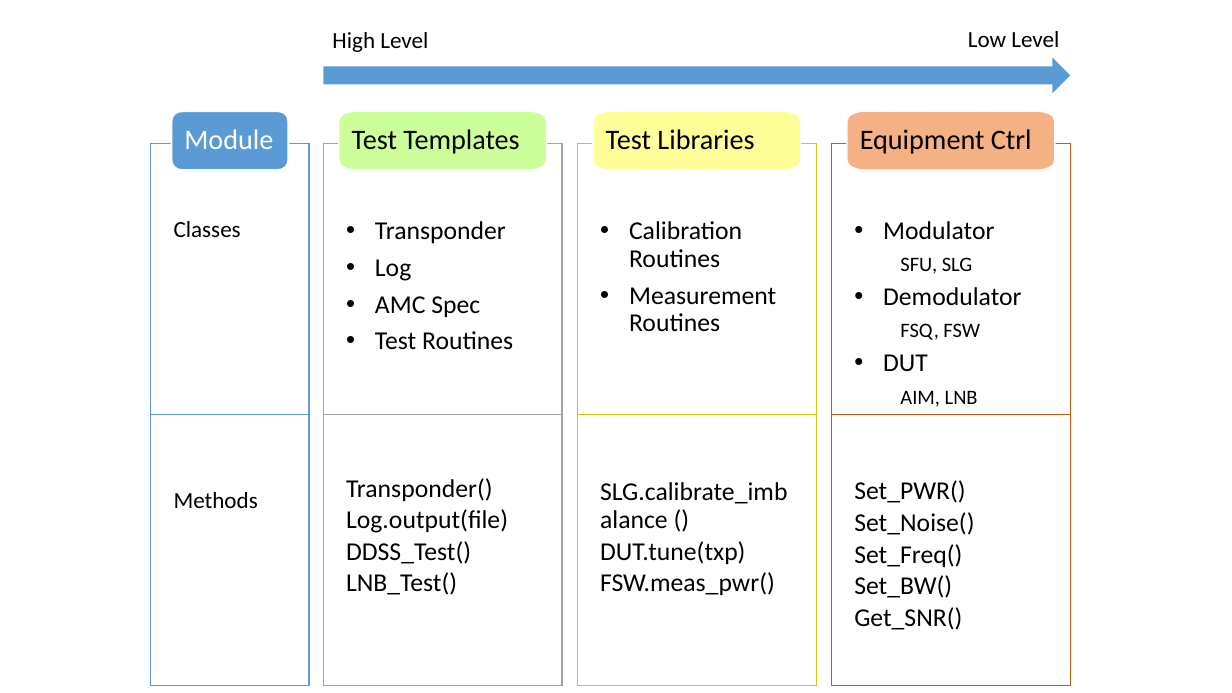
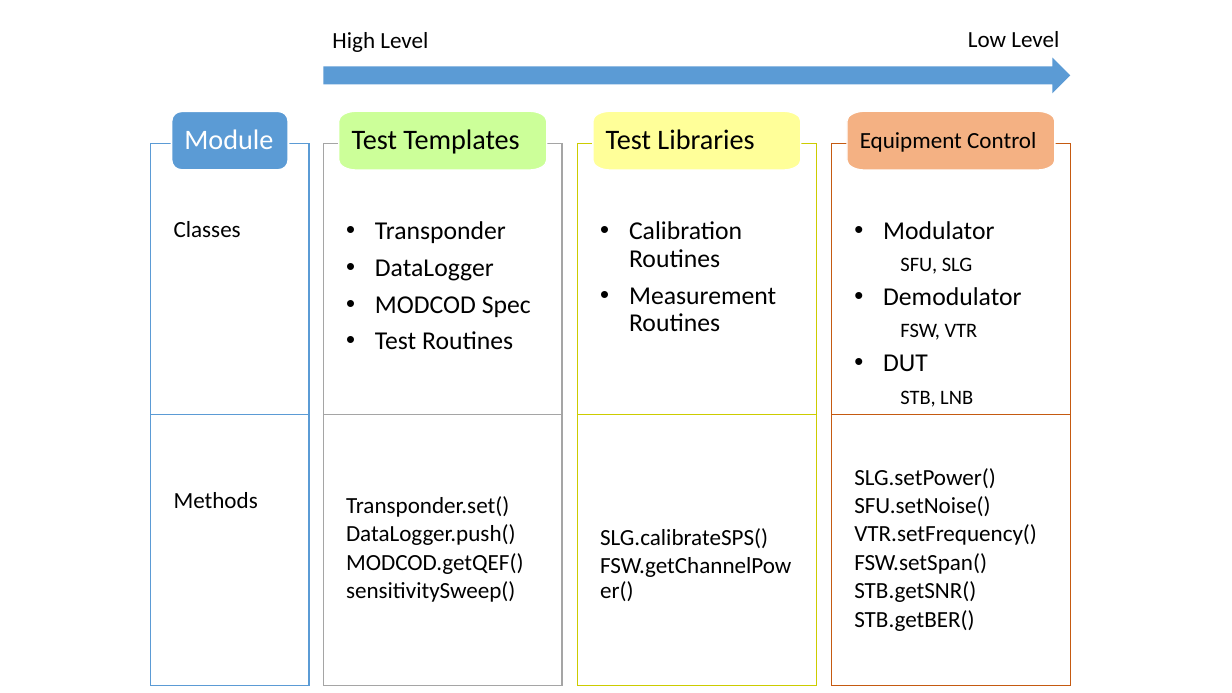
Before and after one commit to DougMHu/SCTA_repo, a slide deck: slide 1 of docs/_static/diagrams1.pptx. Drawn at 1232x693 pixels with LibreOffice and Linux fonts; fonts in the diff are those of the drawing. Boxes give left, top, right and bottom in pixels: in the first picture for what was removed or moved away, otherwise in the second. Text is boxed around its words. In the diff, an @@ line names an element or a change of style, - is before the commit and + after.

```diff
--- a/docs/_static/diagrams1.pptx
+++ b/docs/_static/diagrams1.pptx
@@ text in freeform shape at (860, 132, 1036, 152): text changed; size 22 to 18 pt @@
-Equipment Ctrl
+Equipment Control
@@ text in freeform shape at (375, 259, 531, 317): text changed @@
-• Log
-• AMC Spec
+• DataLogger
+• MODCOD Spec
@@ text in freeform shape at (900, 323, 978, 340): text changed @@
-  FSQ, FSW
+  FSW, VTR
@@ text in freeform shape at (900, 390, 973, 407): text changed @@
-  AIM, LNB
+  STB, LNB
@@ text in freeform shape at (854, 468, 1037, 631): text changed; size 20 to 18 pt @@
-  Set_PWR()
-  Set_Noise()
-  Set_Freq()
-  Set_BW()
-  Get_SNR()
+  SLG.setPower()
+  SFU.setNoise()
+  VTR.setFrequency()
+  FSW.setSpan()
+  STB.getSNR()
+  STB.getBER()
@@ text in freeform shape at (346, 496, 523, 602): text changed; size 20 to 18 pt @@
-  Transponder()
-  Log.output(file)
-  DDSS_Test()
-  LNB_Test()
+  Transponder.set()
+  DataLogger.push()
+  MODCOD.getQEF()
+  sensitivitySweep()
@@ text in freeform shape at (600, 528, 791, 577): text changed; size 20 to 18 pt @@
-  SLG.calibrate_imbalance ()
-  DUT.tune(txp)
-  FSW.meas_pwr()
+  SLG.calibrateSPS()
+  FSW.getChannelPower()
```
Also in this commit, not shown: 3 other files.
